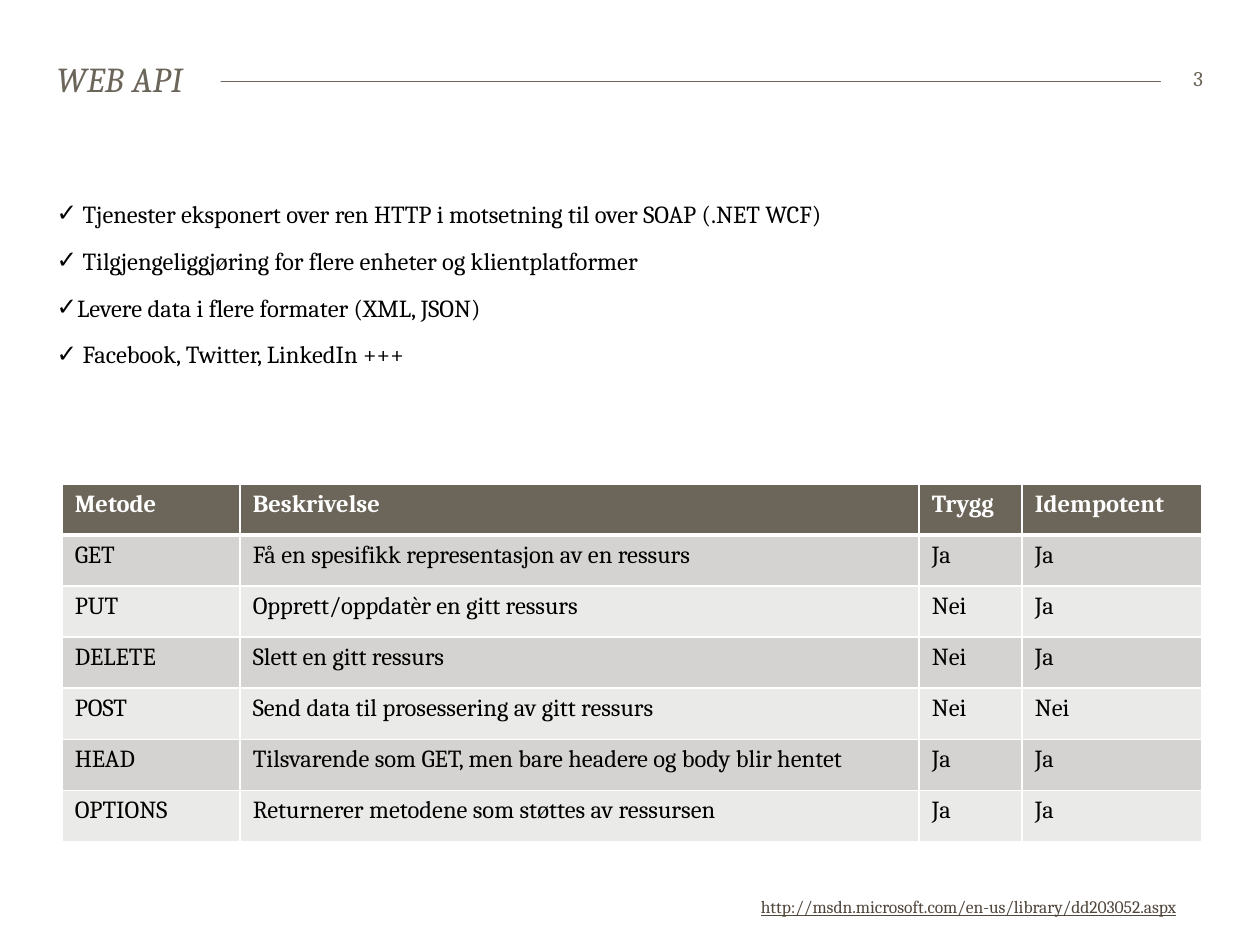
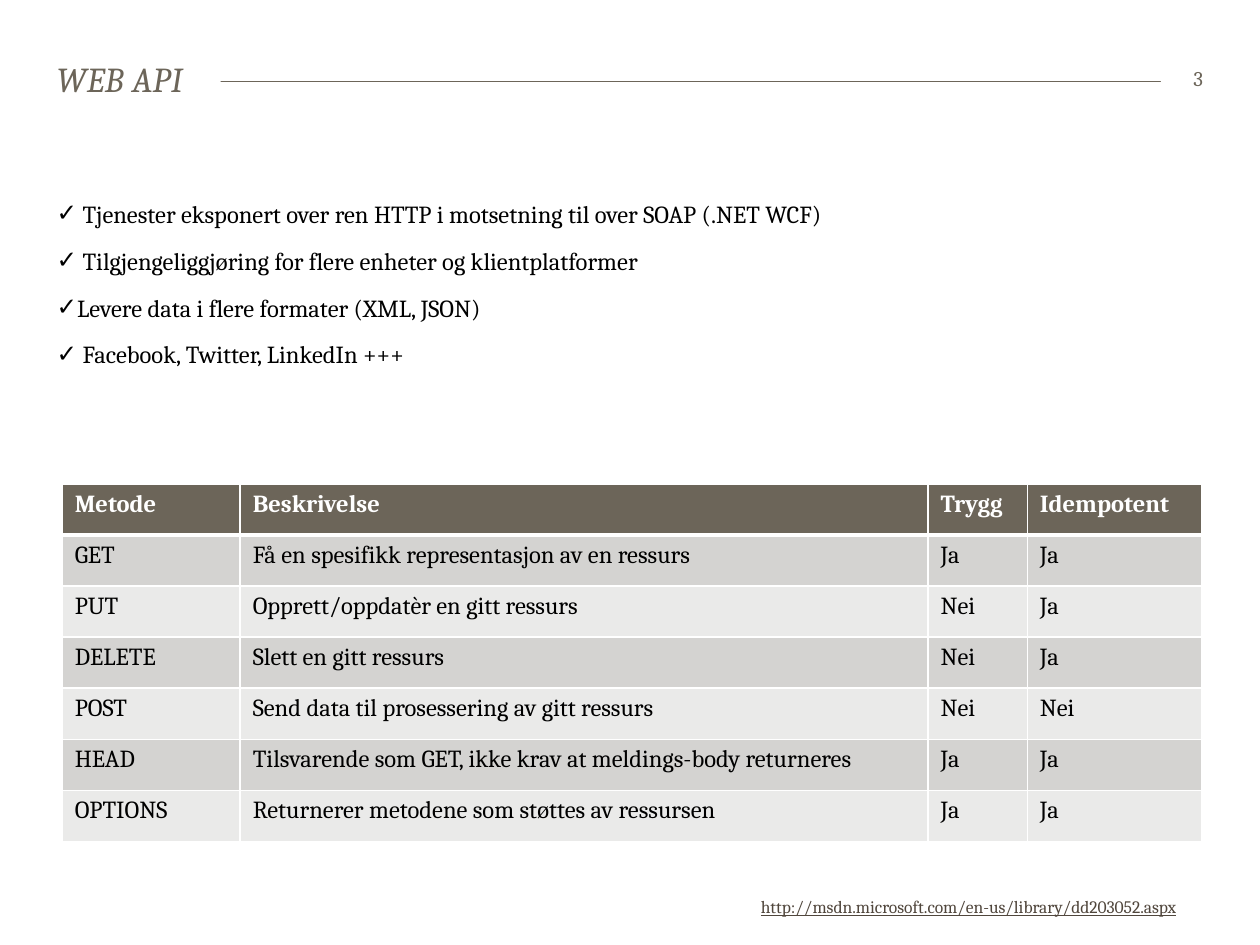
Before and after one commit to bekk/dotnetkurs, a slide deck: slide 3 of webapi/WebAPI.pptx. Drawn at 1260x945 pixels with LibreOffice and Linux fonts; fonts in the diff are those of the drawing. Boxes give left, top, right and bottom in pixels: in the first picture for what was removed or moved away, otherwise in the second. Text is boxed around its words. In the diff, an @@ line names an element or a change of style, - is before the commit and + after.

```diff
--- a/webapi/WebAPI.pptx
+++ b/webapi/WebAPI.pptx
@@ table at <box>62,484,1202,842</box> @@
-row 6, column 2: Tilsvarende som GET, men bare headere og body blir hentet
+row 6, column 2: Tilsvarende som GET, ikke krav at meldings-body returneres
```
Also in this commit, not shown: 3 other slides changed.
